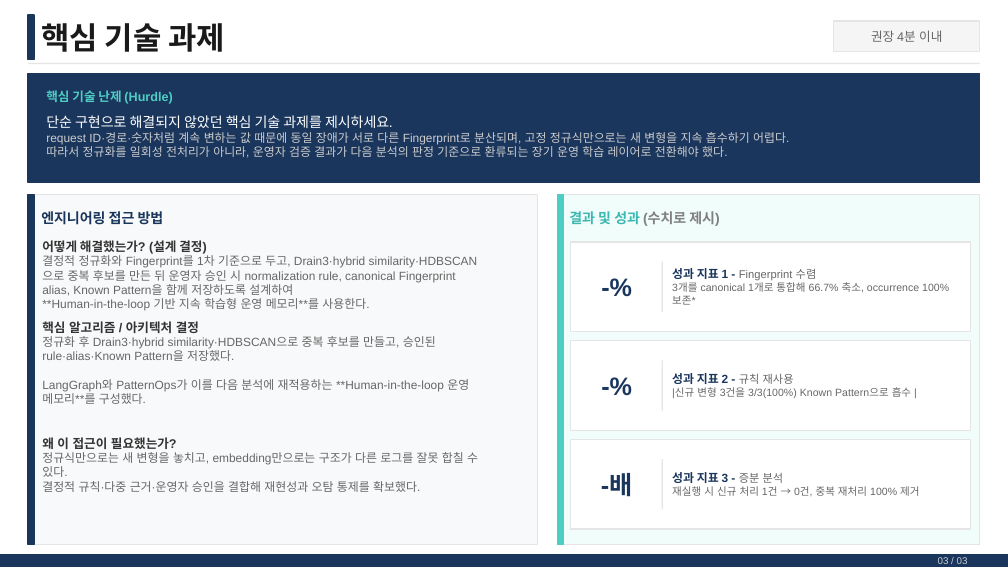
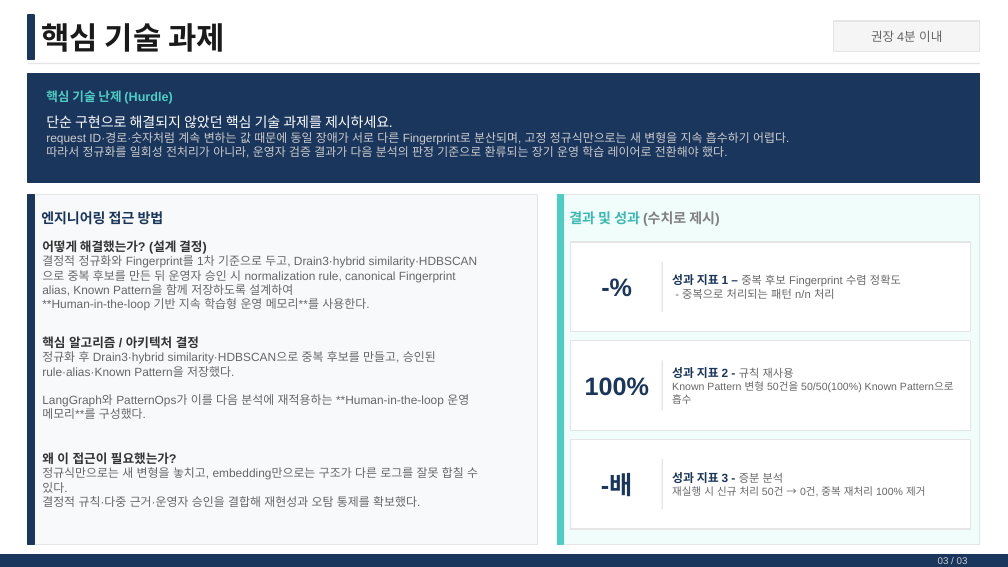
Before and after one commit to asdfsdfas34/log_detect_agents, a slide deck: slide 4 of docs/final docs/AI_Master_Project_최종발표_멘티명_사번.pptx. Drawn at 1008x567 pixels with LibreOffice and Linux fonts; fonts in the diff are those of the drawing. Boxes give left, top, right and bottom in pixels: in the first picture for what was removed or moved away, otherwise in the second. Text is boxed around its words. In the diff, an @@ line names an element or a change of style, - is before the commit and + after.

```diff
--- a/docs/final docs/AI_Master_Project_최종발표_멘티명_사번.pptx
+++ b/docs/final docs/AI_Master_Project_최종발표_멘티명_사번.pptx
@@ text "어떻게 해결했는가? (설계 결정)" rewrapped from (42,240,478,492) to (42,240,478,507) @@
@@ text at (672,274,901,299): text changed; size 7.5 to 8 pt @@
-성과 지표 1 - Fingerprint 수렴
-3개를 canonical 1개로 통합해 66.7% 축소, occurrence 100% 보존*
+성과 지표 1 – 중복 후보 Fingerprint 수렴 정확도
+- 중복으로 처리되는 패턴 n/n 처리
@@ text at (585,377,649,396): text changed @@
--%
+100%
@@ text at (672,381,954,404): text changed @@
-|신규 변형 3건을 3/3(100%) Known Pattern으로 흡수 |
+Known Pattern 변형 50건을 50/50(100%) Known Pattern으로 흡수
@@ text at (672,486,925,496): text changed @@
-재실행 시 신규 처리 1건 → 0건, 중복 재처리 100% 제거
+재실행 시 신규 처리 50건 → 0건, 중복 재처리 100% 제거
```
Also in this commit, not shown: 2 other slides changed, 26 other files.
